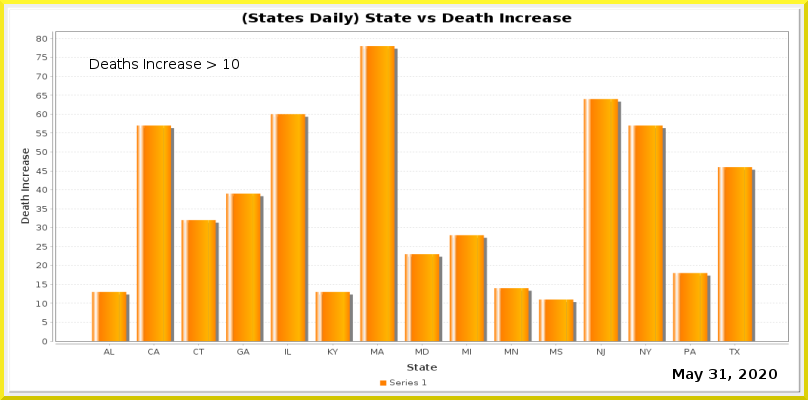
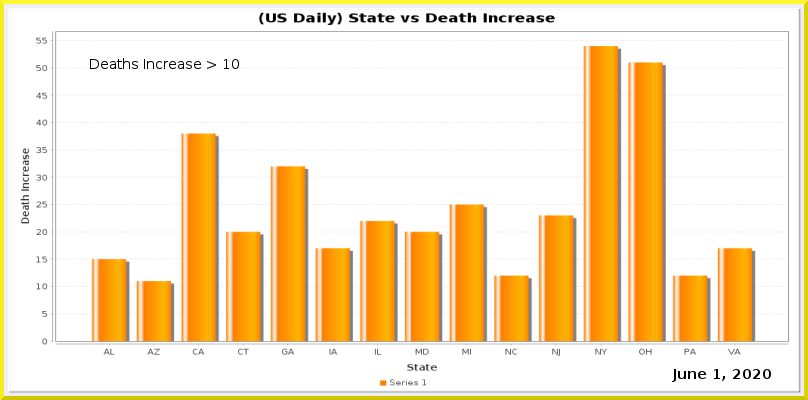
Layers edited between the first and the second w=808, h=400 image:
painted on "Current Date" over [672, 369, 777, 382]
painted on "Date_vs_TestIncrease.png" over [36, 12, 789, 356]
